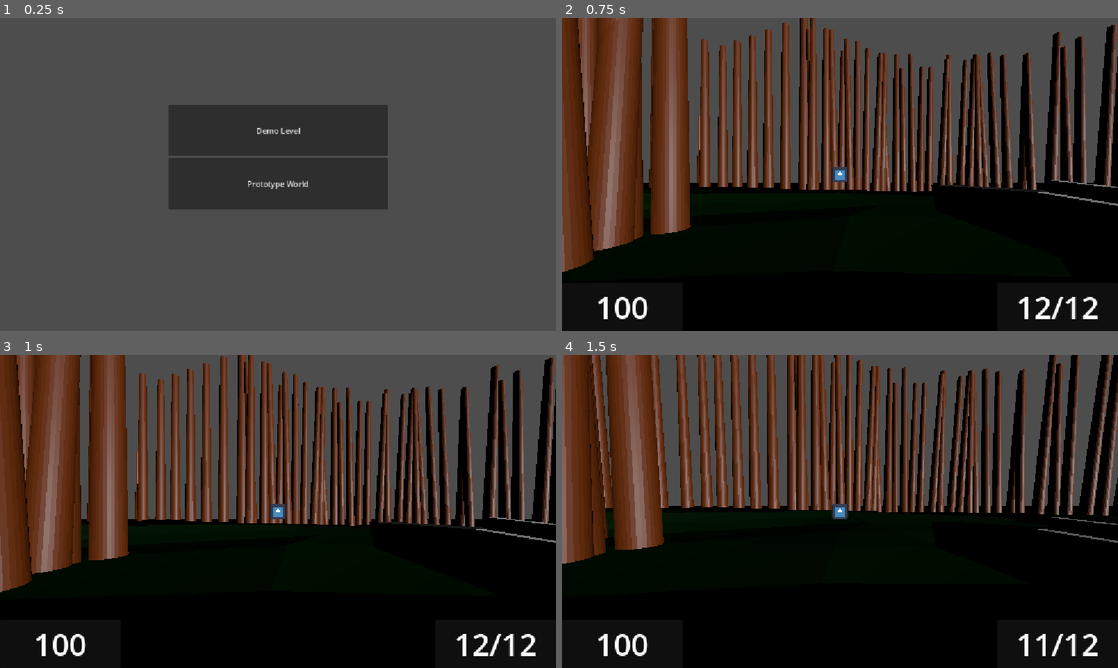
Above: before the commit, frames 1-4 (two rows, left to right).
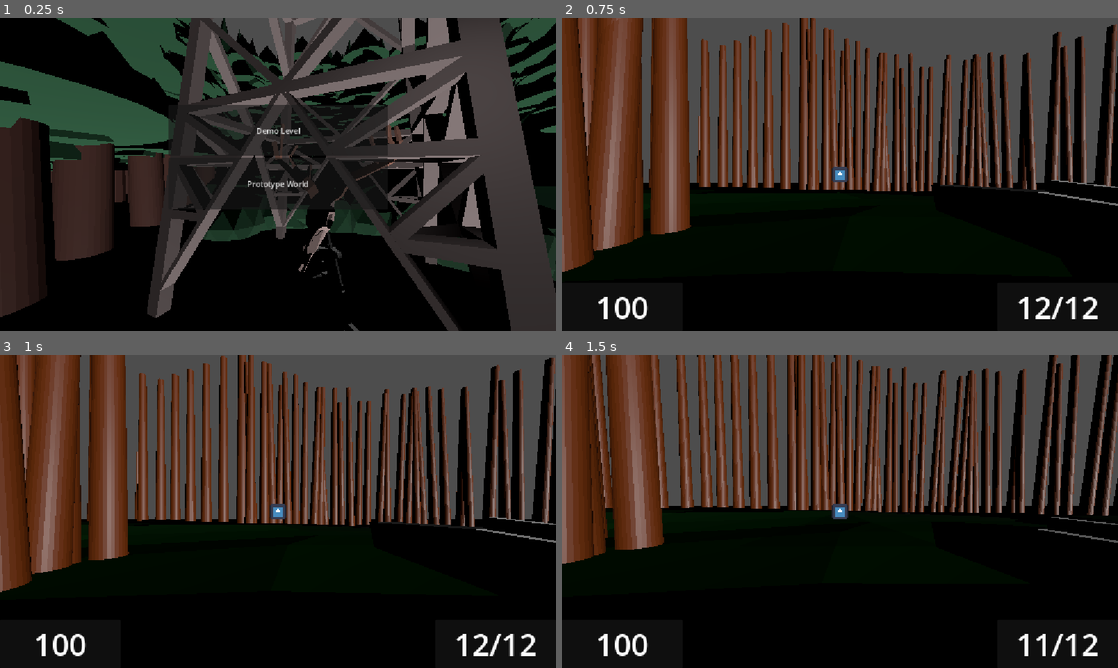
Above: after the commit, the same moments.

Repository: flowerFawn/unnamed-narrative-fps
Game: Godot game, scene res://ui/main menu/main menu.tscn
The game is run twice, just before and just after one commit, with the same random seed, the same clock (stepped at 60 frames per second) and the same inputs. The engine's default icon, where the game draws it, is replaced by a stand-in: a white triangle on a blue panel in a dark square.
Inputs (mouse positions are in pixels of both pictures, inside the frame that each line leads up to):
- Up to frame 1 (0.25 s): no input
- Up to frame 2 (0.75 s): click "Demo Level" at 0.5 s
- Up to frame 3 (1 s): no input
- Up to frame 4 (1.5 s): move the mouse to (867, 511) at 1.27 s; press the mouse at (867, 511) at 1.28 s; hold W (Move Forward) from 1.28 s (still down)

The runs differ from the first frame. In frame 1, 80% of the frame differs, in the area x 0-100%, y 0-100%; in frame 2, nothing differs; in frame 3, nothing differs; in frame 4, nothing differs.

Commit message:
main menu background model

Diff:
--- a/ui/main menu/main menu.tscn
+++ b/ui/main menu/main menu.tscn
@@ -1,11 +1,30 @@
 [gd_scene format=3 uid="uid://bem0qmxigw1nq"]
 
 [ext_resource type="Script" uid="uid://dkmvvuae5ps6n" path="res://ui/main menu/main_menu.gd" id="1_5p75u"]
+[ext_resource type="PackedScene" uid="uid://dxvrbogo5sfep" path="res://ui/main menu/background.glb" id="1_cp0fa"]
 [ext_resource type="Script" uid="uid://dfjujojs04qkl" path="res://ui/main menu/scene_load_button.gd" id="1_fervp"]
 [ext_resource type="PackedScene" uid="uid://d3xoqgmdf07lv" path="res://demo level/demo_level.tscn" id="2_48xt1"]
 [ext_resource type="PackedScene" uid="uid://dskooj4qmp27f" path="res://prototyping/prototype world.tscn" id="3_5p75u"]
 
-[node name="Main Menu" type="Control" unique_id=803186132]
+[node name="Node" type="Node" unique_id=195281752]
+
+[node name="Node3D" type="Node3D" parent="." unique_id=1584455606]
+
+[node name="background" parent="Node3D" unique_id=2001185030 instance=ExtResource("1_cp0fa")]
+
+[node name="Camera3D" type="Camera3D" parent="Node3D" unique_id=1622241278]
+transform = Transform3D(1, 0, 0, 0, 1, 0, 0, 0, 1, -1.0497437, 2.2993164, 4.5601196)
+
+[node name="DirectionalLight3D" type="DirectionalLight3D" parent="Node3D" unique_id=904060664]
+transform = Transform3D(0.9872662, -0.08672836, 0.13335541, 0.15166721, 0.26031294, -0.9535378, 0.047984686, 0.9616212, 0.27015206, 214.66827, 78.19708, 0)
+
+[node name="SpotLight3D" type="SpotLight3D" parent="Node3D" unique_id=1426904901]
+transform = Transform3D(1, 0, 0, 0, 0.5121349, 0.858905, 0, -0.858905, 0.5121349, 0, 4.364868, 4.676697)
+spot_range = 4.0978885
+
+[node name="CanvasLayer" type="CanvasLayer" parent="." unique_id=1558119201]
+
+[node name="Main Menu" type="Control" parent="CanvasLayer" unique_id=803186132]
 layout_mode = 3
 anchors_preset = 15
 anchor_right = 1.0
@@ -14,7 +33,7 @@
 grow_vertical = 2
 script = ExtResource("1_5p75u")
 
-[node name="VBoxContainer" type="VBoxContainer" parent="." unique_id=1331412077]
+[node name="VBoxContainer" type="VBoxContainer" parent="CanvasLayer/Main Menu" unique_id=1331412077]
 layout_mode = 1
 anchors_preset = 8
 anchor_left = 0.5
@@ -28,7 +47,7 @@
 grow_horizontal = 2
 grow_vertical = 2
 
-[node name="SceneLoadButton" type="Button" parent="VBoxContainer" unique_id=398565175]
+[node name="SceneLoadButton" type="Button" parent="CanvasLayer/Main Menu/VBoxContainer" unique_id=398565175]
 layout_mode = 2
 size_flags_vertical = 3
 text = "Demo Level"
@@ -36,7 +55,7 @@
 scene_to_load = ExtResource("2_48xt1")
 metadata/_custom_type_script = "uid://dfjujojs04qkl"
 
-[node name="SceneLoadButton2" type="Button" parent="VBoxContainer" unique_id=1515760860]
+[node name="SceneLoadButton2" type="Button" parent="CanvasLayer/Main Menu/VBoxContainer" unique_id=1515760860]
 layout_mode = 2
 size_flags_vertical = 3
 text = "Prototype World"
Binary file added: plans/main menu plan.png
Not shown, added: plans/main menu plan.png.import
Binary file added: ui/main menu/background.glb
Not shown, added: ui/main menu/background.glb.import
Not shown, added: misc/models/deer skull.blend
Not shown, added: misc/models/deer skull.blend1
Not shown, added: misc/models/modular pylon.blend
Not shown, added: misc/models/modular pylon.blend1
Not shown, added: ui/main menu/background applied.blend
Not shown, added: ui/main menu/background applied.blend1
Not shown, added: ui/main menu/background.blend
Not shown, added: ui/main menu/background.blend1
(and 1 more such lines)
